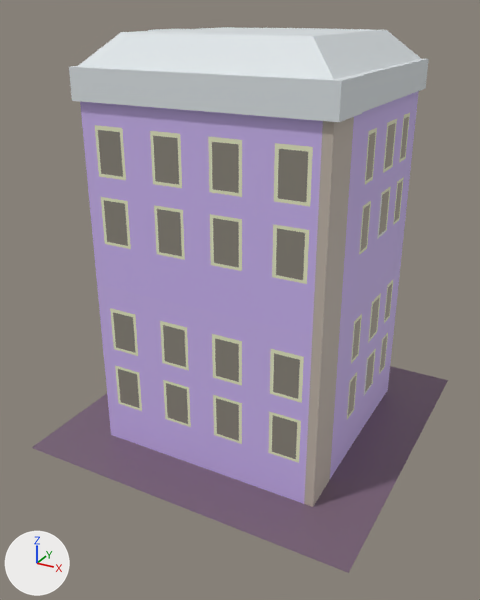
The FBX model Assets/Models/Buildings/Building_2.fbx: old version first, new version second.
One viewpoint serves both versions: a camera (50 mm lens) standing at (0.0084, -0.01644, 0.01204) and looking at (-0.00017, -0.00085, 0.00425). Lighting does not change. The marker at lower left points along +X, +Y and +Z. Where no turn or scale is listed for an object, it has been applied to the vertices.

The first picture shows 'Building_2'.
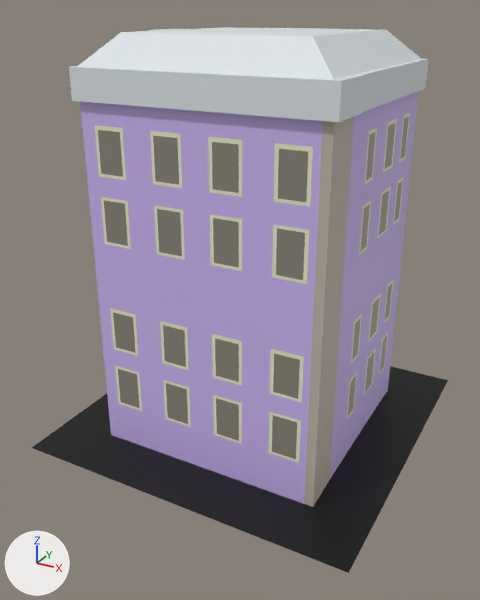
What the commit changed:
Material 'Building_Base' (mat_building_base) is new.
Its base color is (0.0, 0.0, 0.0) (black #000000).
me_mesh has 609 vertices, 690 faces and spans x -0.005..0.005, y -0.005..0.005, z 0.0..0.0115.
me_mesh is used by ob_building_2; location (0.0, 0.0, 0.0).
me_mesh part 1: the 1 face centred in x 0.0, y 0.0, z 0.0 switches from mat_base01 (picture img_palette01_png) to mat_building_base (black #000000).
me_mesh now uses material mat_building_base (black #000000).

Pixel boxes [x1, y1, x2, y2] of what changed, in the pictures (480 x 600 px):
part 1 of me_mesh, recoloured (purple to black)
    both: [32, 366, 448, 573]
